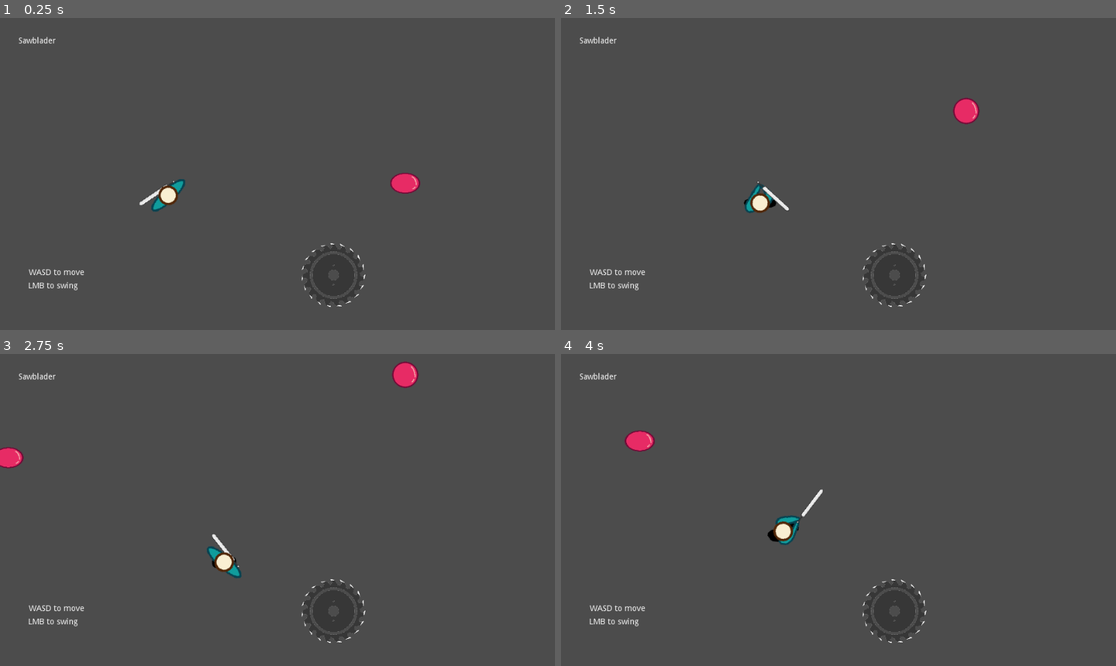
Above: before the commit, frames 1-4 (two rows, left to right).
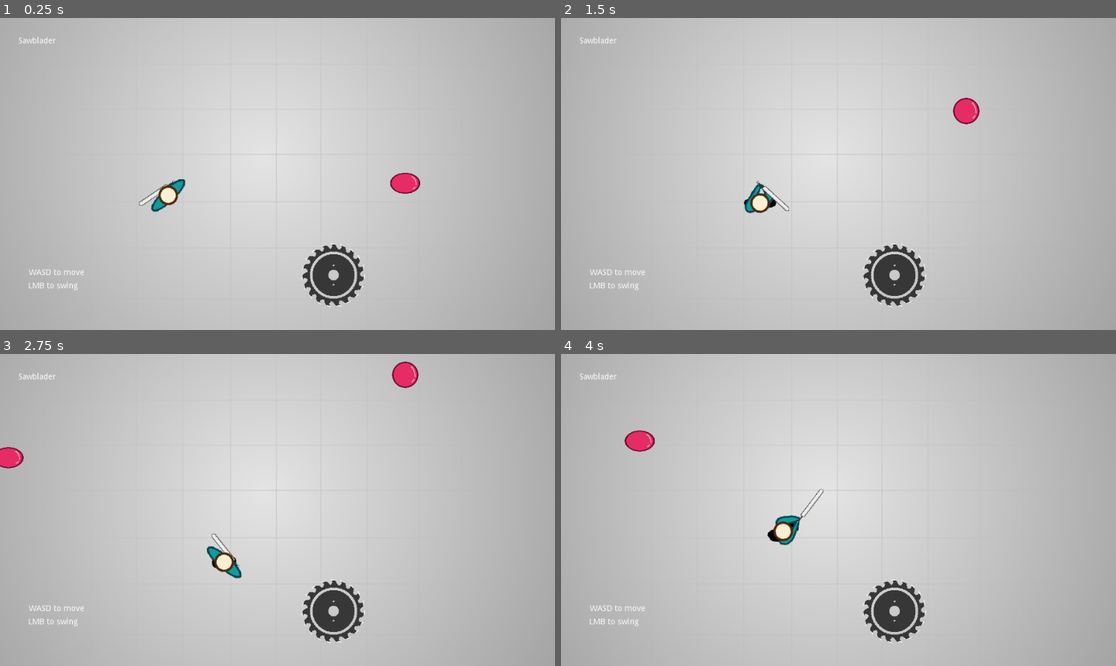
Above: after the commit, the same moments.

Repository: Zircon332/Sawblader
Game: Godot game, scene res://scenes/main.tscn
The game is run twice, just before and just after one commit, with the same random seed, the same clock (stepped at 60 frames per second) and the same inputs.
Inputs (mouse positions are in pixels of both pictures, inside the frame that each line leads up to):
- Up to frame 1 (0.25 s): no input
- Up to frame 2 (1.5 s): move the mouse to (960, 158) at 0.52 s; hold D (move_right) 0.53-1.28 s; click (960, 158) at 0.6 s; move the mouse to (727, 189) at 1.27 s; hold S (move_down) from 1.28 s (still down); click (727, 189) at 1.35 s
- Up to frame 3 (2.75 s): move the mouse to (333, 441) at 2.02 s; release S (move_down) at 2.03 s; hold D (move_right) from 2.03 s (still down); click (333, 441) at 2.1 s
- Up to frame 4 (4 s): move the mouse to (810, 572) at 2.77 s; release D (move_right) at 2.78 s; hold W (move_up) 2.78-3.53 s; click (810, 572) at 2.85 s; move the mouse to (1005, 556) at 3.52 s; hold A (move_left) from 3.53 s (still down); click (1005, 556) at 3.6 s

The runs differ from the first frame. In frame 1, 98% of the frame differs, in the area x 0-100%, y 0-100%; in frame 2, 98%; in frame 3, 98%; in frame 4, 98%.

Commit message:
add background

Diff:
--- a/scenes/main.tscn
+++ b/scenes/main.tscn
@@ -6,9 +6,15 @@
 [ext_resource path="res://entities/player/player.tscn" type="PackedScene" id=4]
 [ext_resource path="res://entities/saw/saw.tscn" type="PackedScene" id=5]
 [ext_resource path="res://entities/wall/wall.tscn" type="PackedScene" id=6]
+[ext_resource path="res://assets/background.png" type="Texture" id=7]
 
 [node name="Main" type="Node2D"]
 script = ExtResource( 2 )
+
+[node name="Background" type="Sprite" parent="."]
+z_index = -1
+texture = ExtResource( 7 )
+centered = false
 
 [node name="CanvasLayer" type="CanvasLayer" parent="."]
 
Not shown: 1 places in scenes/main.tscn that only renumber resources
